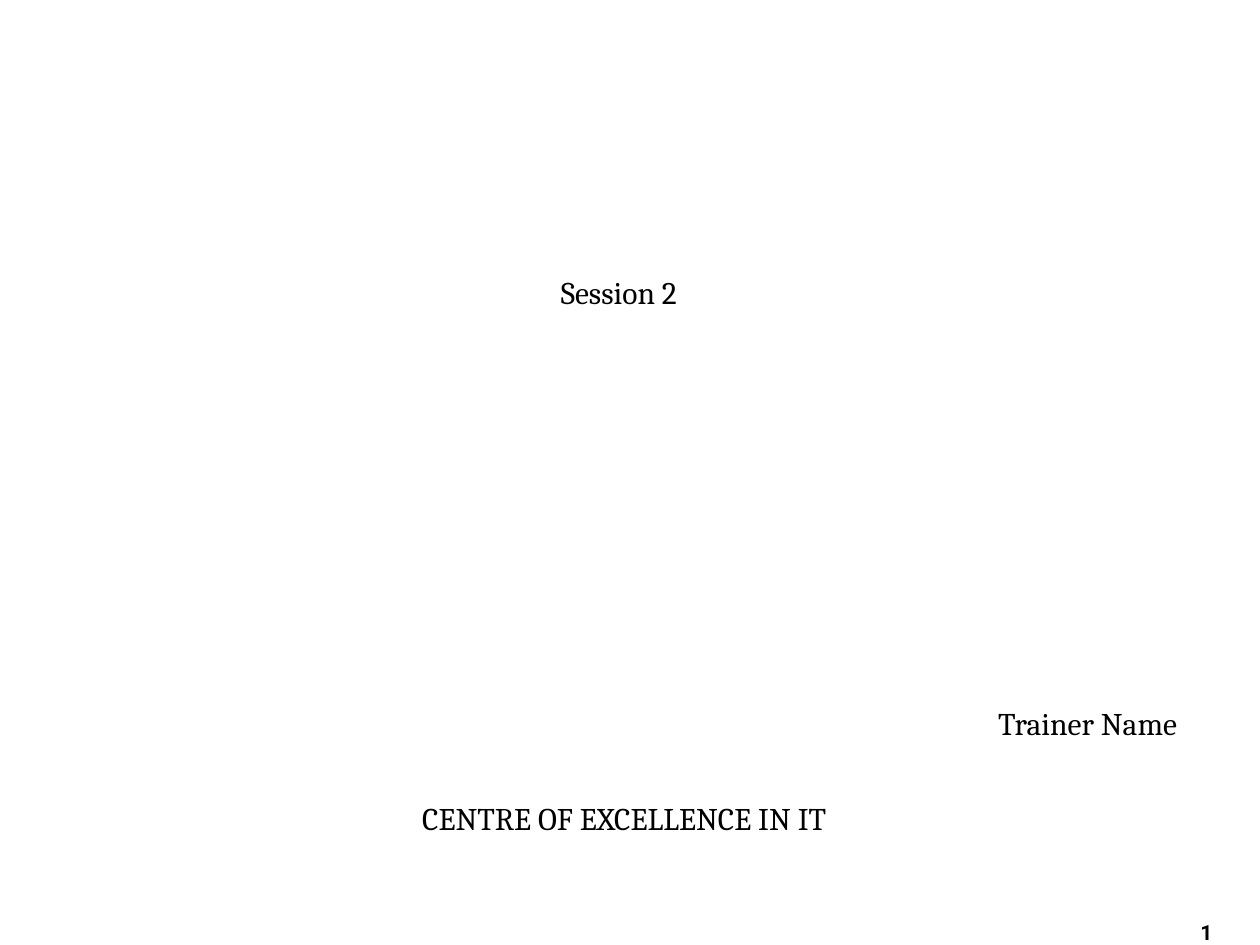
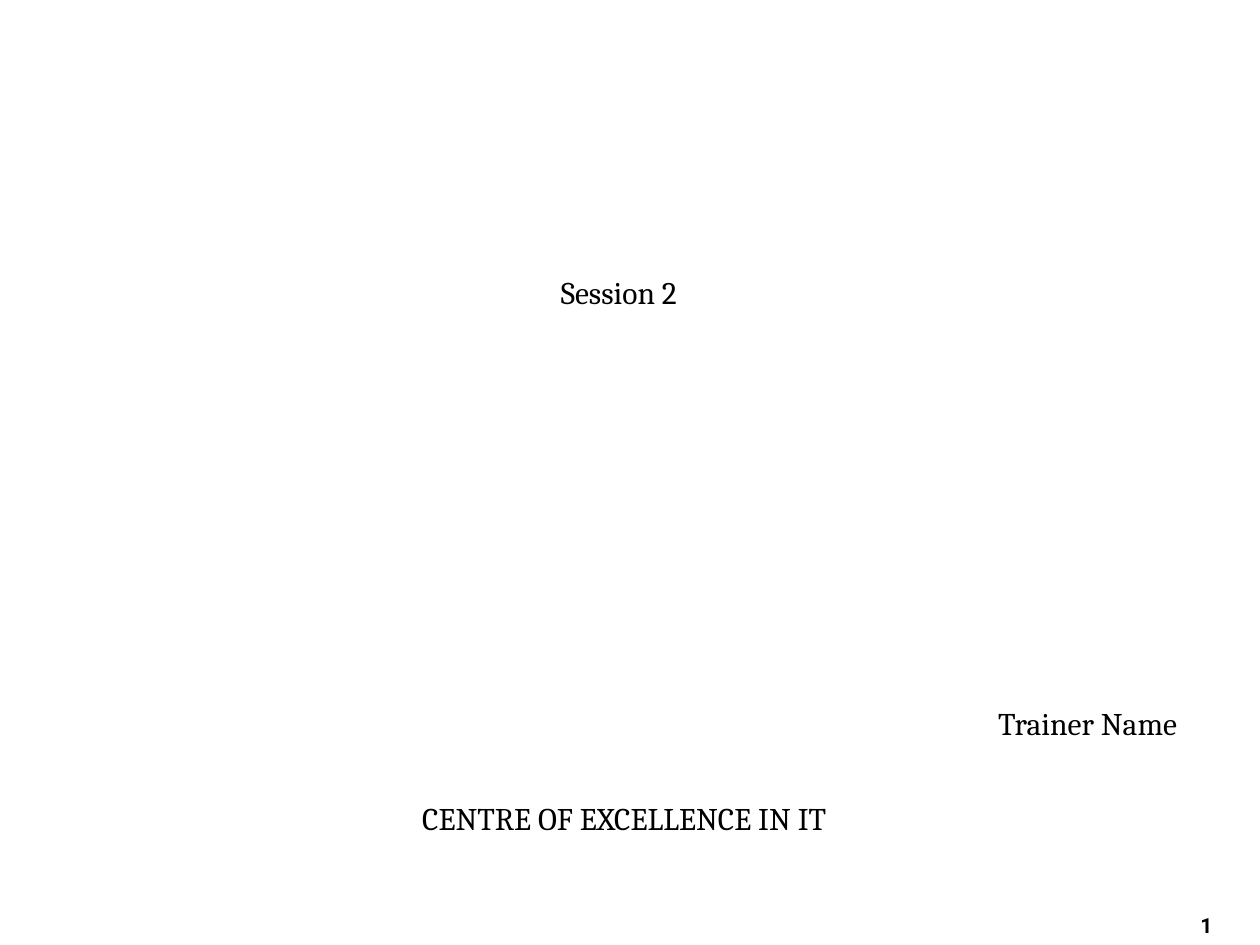
Before and after one commit to pankajfri/Training-Materials, a slide deck: slide 1 of Templates/slideDesign.pptx. Drawn at 1260x945 pixels with LibreOffice and Linux fonts; fonts in the diff are those of the drawing; background and template pictures are left out. Boxes give left, top, right and bottom in pixels: in the first picture for what was removed or moved away, otherwise in the second. Text is boxed around its words. In the diff, an @@ line names an element or a change of style, - is before the commit and + after.

```diff
--- a/Templates/slideDesign.pptx
+++ b/Templates/slideDesign.pptx
@@ page number: place and size @@
-page number at box(1200, 925, 1212, 940)
+page number at box(1200, 918, 1212, 933)
```
Also in this commit, not shown: 2 other slides changed, 30 other files.
